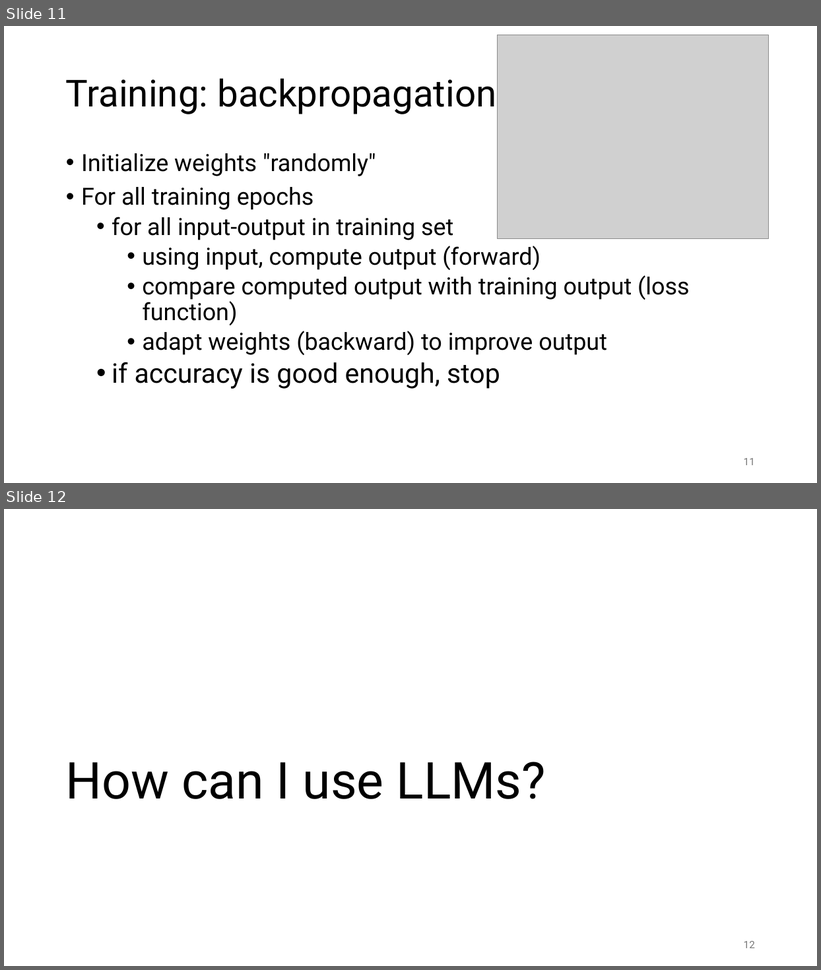
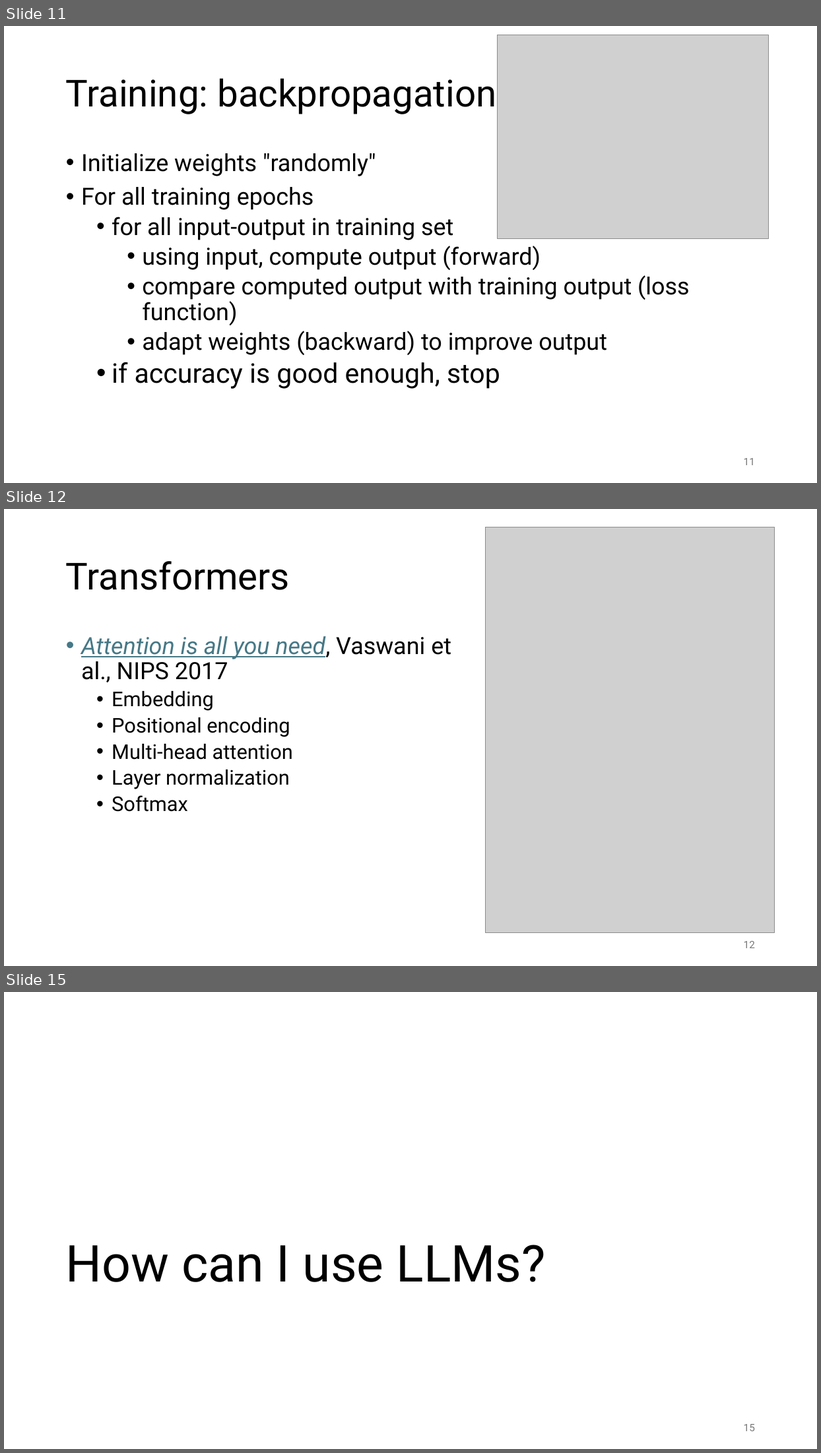
Before and after one commit to gjbex/Deploying-LLMs-locally, a slide deck: local_LLMs.pptx. Shown one above the other, each under a label of ours: slides 11 and 12 before the commit, slides 11, 12 and 15 after it; the slides between them are not shown. The pictures are 821x970 and 821x1453 pixels, drawn with LibreOffice and Linux fonts; fonts in the diff are those of the drawing; grey boxes stand for pictures. Boxes give left, top, right and bottom in pixels: in the first picture for what was removed or moved away, otherwise in the second. Text is boxed around its words. In the diff, an @@ line names an element or a change of style, - is before the commit and + after.

Commit message:
Add slides on transformer architecture

```diff
--- a/local_LLMs.pptx
+++ b/local_LLMs.pptx
@@ slide 12 added at <box>4,509,817,966</box>, background #FFFFFF @@
@@ picture added at <box>485,527,775,933</box> @@
@@ title added at <box>66,561,290,590</box>, 44 pt, text #000000 @@
+Transformers
@@ text added at <box>81,636,451,812</box>, 24 pt, text #000000 @@
+• Attention is all you need, Vaswani et al., NIPS 2017
+  • Embedding
+  • Positional encoding
+  • Multi-head attention
+  • Layer normalization
+  • Softmax
@@ page number added at <box>744,941,755,949</box>, 12 pt, text #797979 @@
+12
@@ what was slide 12 is now slide 15 @@
@@ page number at <box>744,1424,755,1432</box>: text changed @@
-12
+15
```
Also in this commit, not shown: 2 other slides added.
